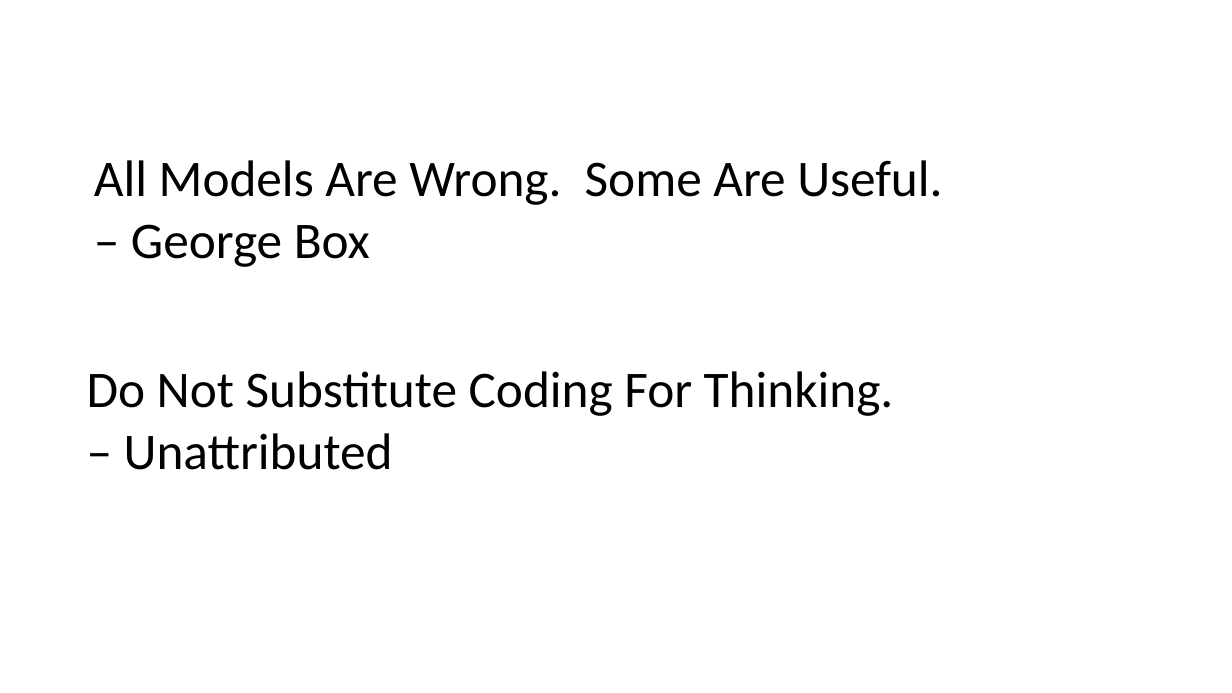
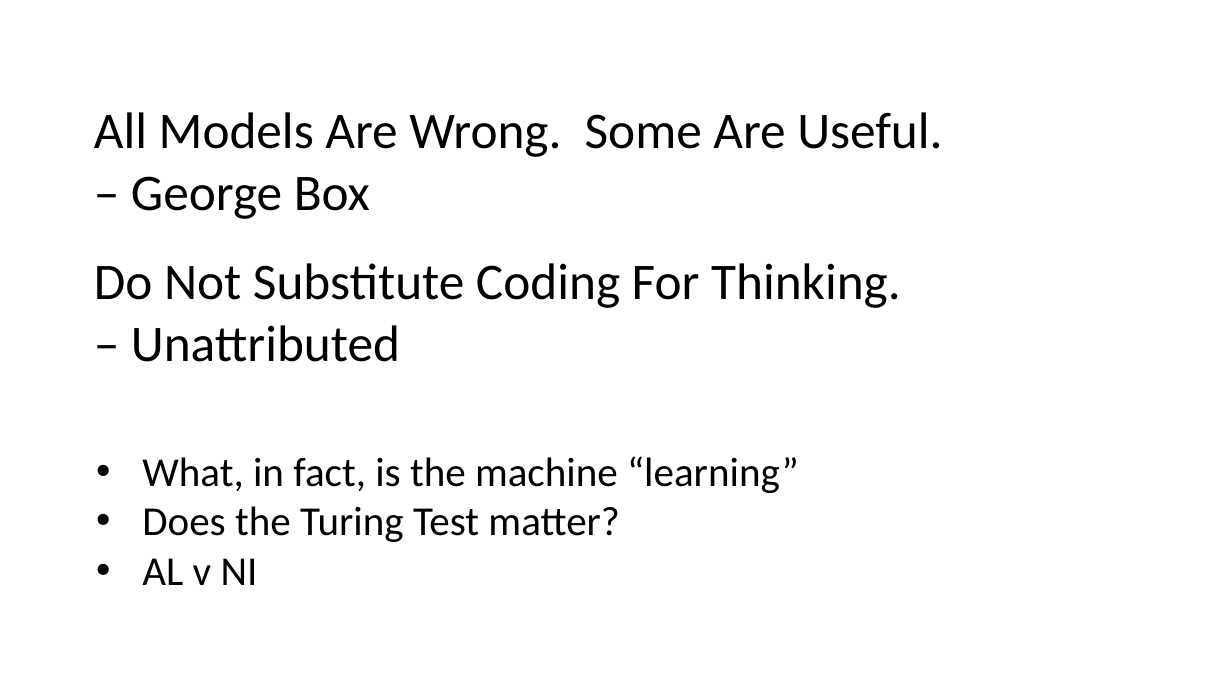
Before and after one commit to jamessdixon/swe4s, a slide deck: slide 10 of SWES_MachineLearning.pptx (slide 9 before the commit). Drawn at 1232x693 pixels with LibreOffice and Linux fonts; fonts in the diff are those of the drawing. Boxes give left, top, right and bottom in pixels: in the first picture for what was removed or moved away, otherwise in the second. Text is boxed around its words. In the diff, an @@ line names an element or a change of style, - is before the commit and + after.

```diff
--- a/SWES_MachineLearning.pptx
+++ b/SWES_MachineLearning.pptx
@@ text "All Models Are Wrong. Some ...": place and size @@
-text "All Models Are Wrong. Some ..." at (94, 160, 942, 267)
+text "All Models Are Wrong. Some ..." at (94, 112, 942, 219)
@@ text "Do Not Substitute Coding For ...": place and size @@
-text "Do Not Substitute Coding For ..." at (87, 371, 894, 470)
+text "Do Not Substitute Coding For ..." at (94, 263, 901, 362)
@@ text added at (142, 456, 799, 585), 32 pt, text #000000 @@
+  • What, in fact, is the machine “learning”
+  • Does the Turing Test matter?
+  • AL v NI
```
Also in this commit, not shown: 1 other slide changed, 1 slide added, 2 other files.
